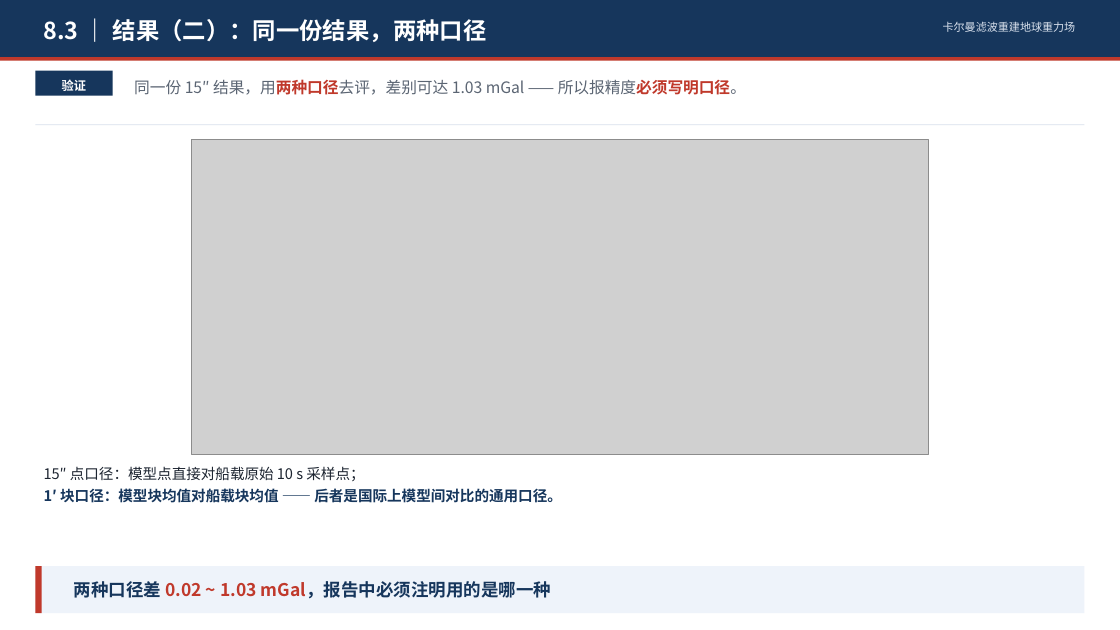
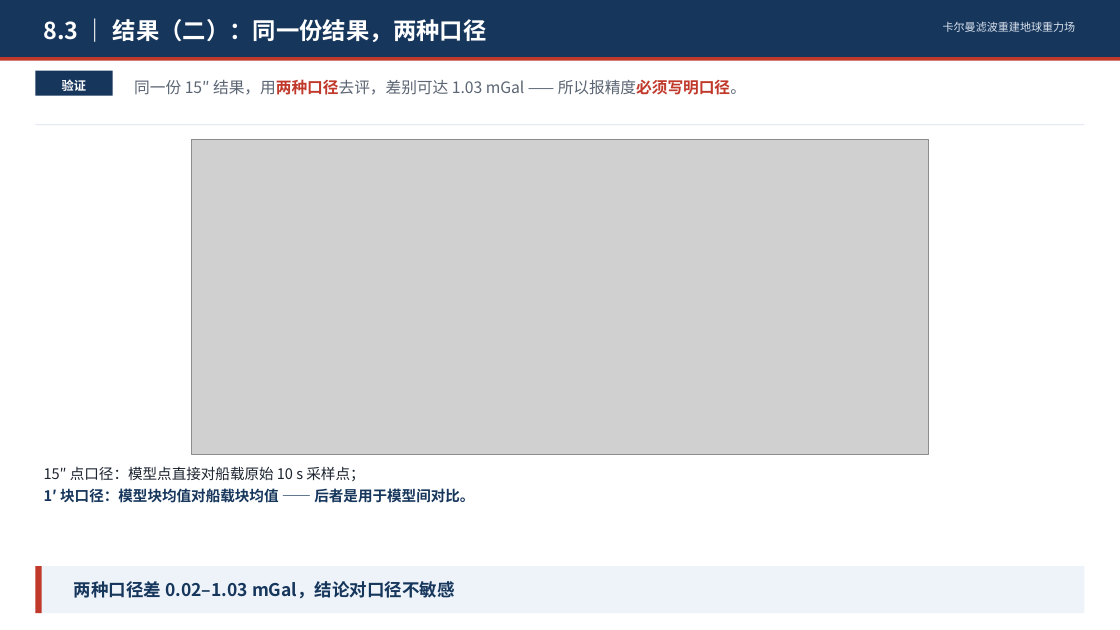
Before and after one commit to shuyunkai/kalman_gravity, a slide deck: slide 16 of ppt/卡尔曼滤波重建地球重力场_含研究内容.pptx. Drawn at 1120x630 pixels with LibreOffice and Linux fonts; fonts in the diff are those of the drawing; grey boxes stand for pictures. Boxes give left, top, right and bottom in pixels: in the first picture for what was removed or moved away, otherwise in the second. Text is boxed around its words. In the diff, an @@ line names an element or a change of style, - is before the commit and + after.

Commit message:
feat: 补断层/反演常用验证, 清理过程性文字
- 断层: 覆盖率/命中率-缓冲半径双曲线 + 随机基线
- 反演: 分频柱状 + 反演-真值 hexbin + 分频表 + GMRT 交叉
- 8.3 去掉必须写明口径/国际通用等表述, 改为结论
- 汇报稿 20 页

```diff
--- a/ppt/卡尔曼滤波重建地球重力场_含研究内容.pptx
+++ b/ppt/卡尔曼滤波重建地球重力场_含研究内容.pptx
@@ text at (44,488,474,503): text changed @@
-1′ 块口径：模型块均值对船载块均值 —— 后者是国际上模型间对比的通用口径。
+1′ 块口径：模型块均值对船载块均值 —— 后者是用于模型间对比。
@@ text at (74,581,455,599): text changed @@
-两种口径差 0.02 ~ 1.03 mGal，报告中必须注明用的是哪一种
+两种口径差 0.02–1.03 mGal，结论对口径不敏感
```
Also in this commit, not shown: 2 other slides changed, 4 other files.
